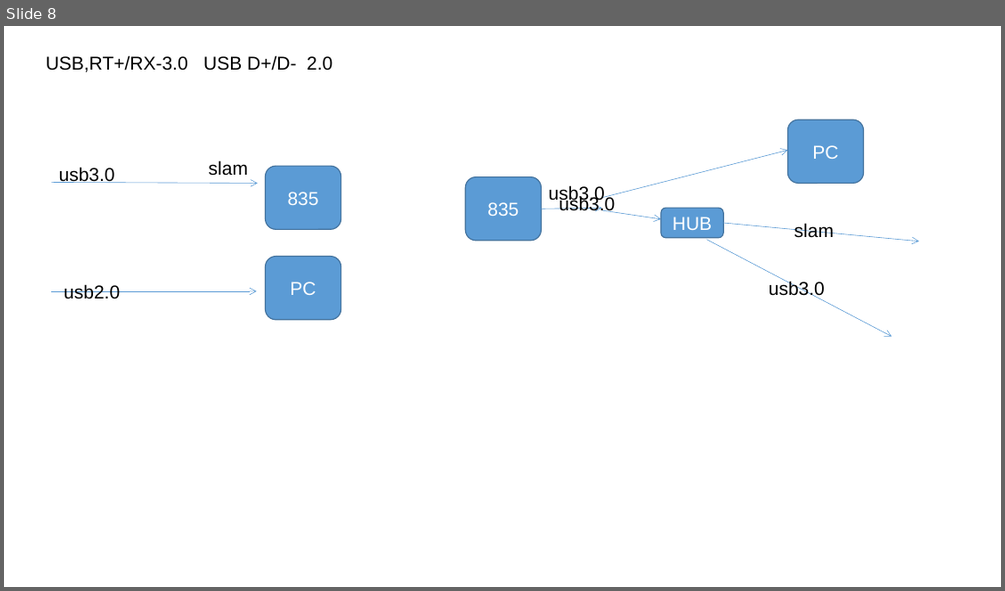
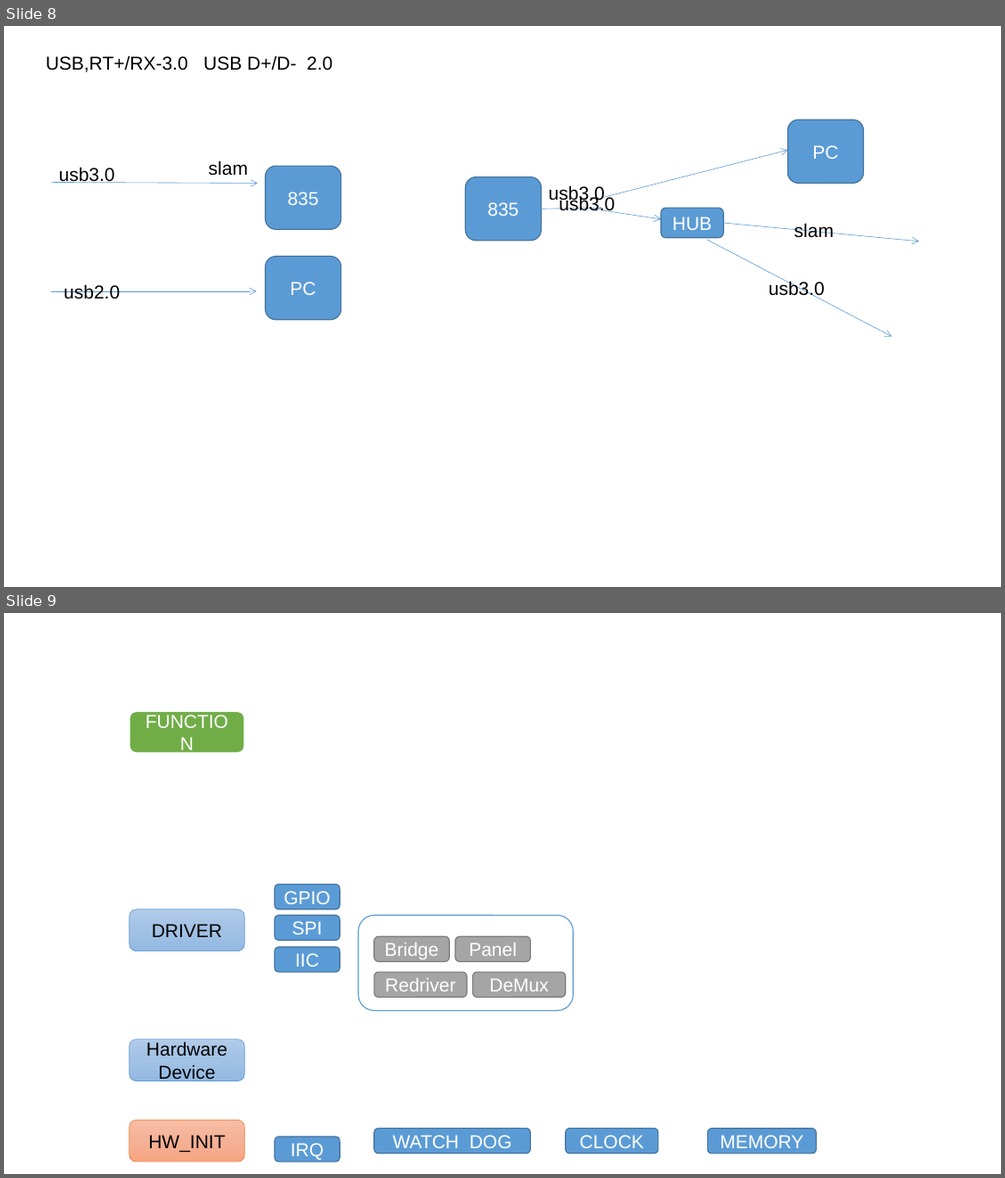
Before and after one commit to xiangyu199378/workdaily, a slide deck: workdoc/Bringup_oppo_custom/BringupFramework.pptx. Shown one above the other, each under a label of ours: slide 8 before the commit, slides 8 and 9 after it. The pictures are 1005x591 and 1005x1178 pixels, drawn with LibreOffice and Linux fonts; fonts in the diff are those of the drawing. Boxes give left, top, right and bottom in pixels: in the first picture for what was removed or moved away, otherwise in the second. Text is boxed around its words. In the diff, an @@ line names an element or a change of style, - is before the commit and + after.

```diff
--- a/workdoc/Bringup_oppo_custom/BringupFramework.pptx
+++ b/workdoc/Bringup_oppo_custom/BringupFramework.pptx
@@ slide 9 added at [4, 613, 1001, 1174], background #FFFFFF @@
@@ rounded rectangle added at [129, 711, 245, 753], fill #70AD47, outline #FFFFFF 1.5 pt, 18 pt, text #FFFFFF @@
+FUNCTION
@@ rounded rectangle added at [275, 884, 340, 910], fill #5B9BD5, outline #43739E 1 pt, 18 pt, text #FFFFFF @@
+GPIO
@@ rounded rectangle added at [129, 909, 245, 951], fill gradient #B1CBE9 to #A3C1E5 to #93B9E4, outline #5B9BD5 0.5 pt, 18 pt, text #000000 @@
+DRIVER
@@ rounded rectangle added at [275, 915, 340, 941], fill #5B9BD5, outline #43739E 1 pt, 18 pt, text #FFFFFF @@
+SPI
@@ rounded rectangle added at [358, 915, 573, 1010], fill #FFFFFF, outline #5B9BD5 1 pt @@
@@ rounded rectangle added at [275, 947, 340, 972], fill #5B9BD5, outline #43739E 1 pt, 18 pt, text #FFFFFF @@
+IIC
@@ rounded rectangle added at [374, 937, 449, 962], fill #A5A5A5, outline #7A7A7A 1 pt, 18 pt, text #FFFFFF @@
+Bridge
@@ rounded rectangle added at [455, 937, 531, 962], fill #A5A5A5, outline #7A7A7A 1 pt, 18 pt, text #FFFFFF @@
+Panel
@@ rounded rectangle added at [374, 972, 467, 997], fill #A5A5A5, outline #7A7A7A 1 pt, 18 pt, text #FFFFFF @@
+Redriver
@@ rounded rectangle added at [473, 972, 566, 997], fill #A5A5A5, outline #7A7A7A 1 pt, 18 pt, text #FFFFFF @@
+DeMux
@@ rounded rectangle added at [129, 1039, 245, 1081], fill gradient #B1CBE9 to #A3C1E5 to #93B9E4, outline #5B9BD5 0.5 pt, 18 pt, text #000000 @@
+Hardware Device
@@ rounded rectangle added at [129, 1120, 245, 1162], fill gradient #F7BDA5 to #F5B196 to #F8A582, outline #ED7D31 0.5 pt, 18 pt, text #000000 @@
+HW_INIT
@@ rounded rectangle added at [275, 1136, 340, 1162], fill #5B9BD5, outline #43739E 1 pt, 18 pt, text #FFFFFF @@
+IRQ
@@ rounded rectangle added at [374, 1128, 531, 1153], fill #5B9BD5, outline #43739E 1 pt, 18 pt, text #FFFFFF @@
+WATCH DOG
@@ rounded rectangle added at [566, 1128, 658, 1153], fill #5B9BD5, outline #43739E 1 pt, 18 pt, text #FFFFFF @@
+CLOCK
@@ rounded rectangle added at [708, 1128, 816, 1153], fill #5B9BD5, outline #43739E 1 pt, 18 pt, text #FFFFFF @@
+MEMORY
```
Also in this commit, not shown: 57 other files.
